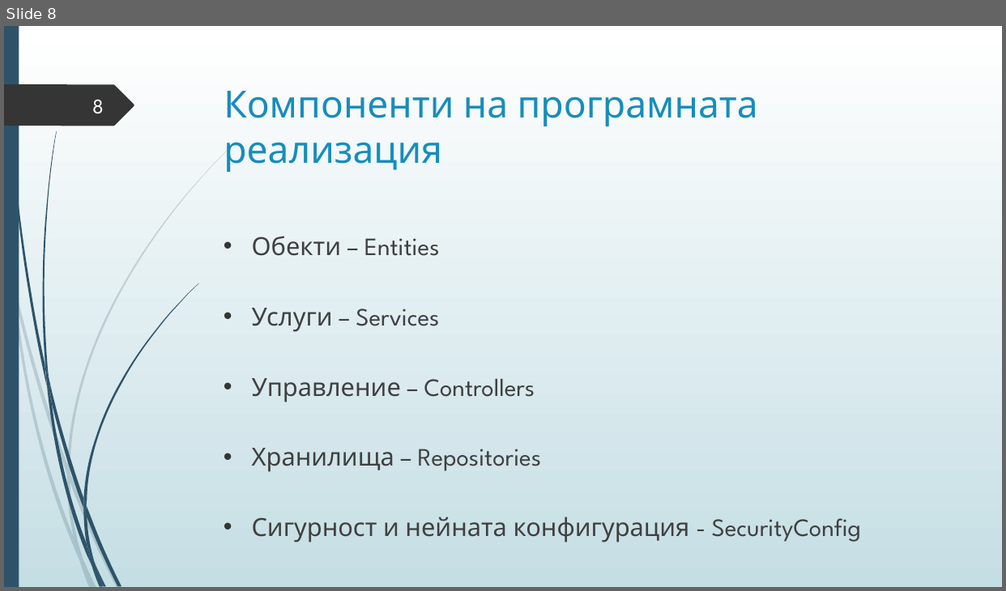
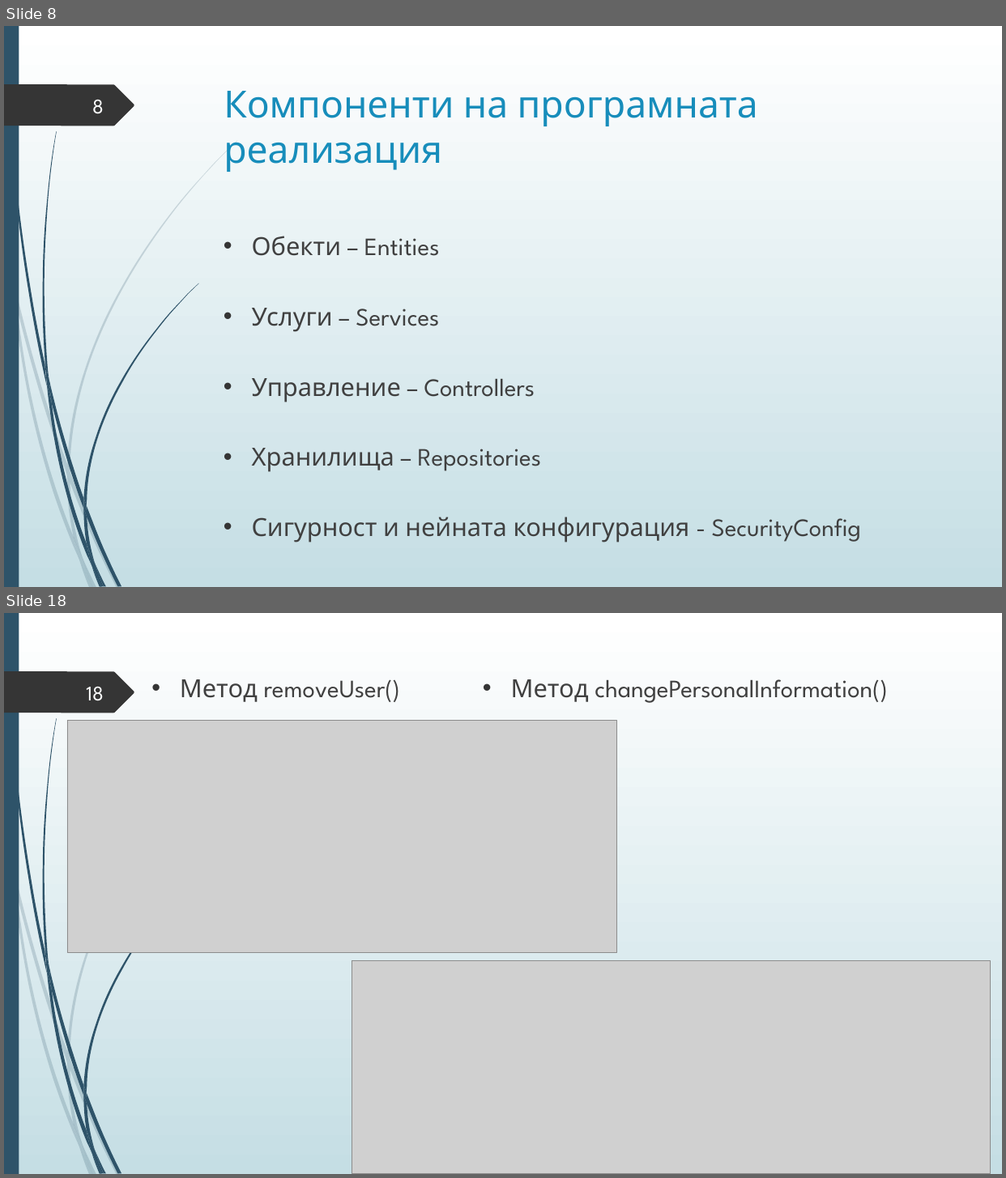
Before and after one commit to Izabel96/PlayingFieldReservations, a slide deck: Дипломна защита.pptx. Shown one above the other, each under a label of ours: slide 8 before the commit, slides 8 and 18 after it; the slides between them are not shown. The pictures are 1006x591 and 1006x1178 pixels, drawn with LibreOffice and Linux fonts; fonts in the diff are those of the drawing; grey boxes stand for pictures. Boxes give left, top, right and bottom in pixels: in the first picture for what was removed or moved away, otherwise in the second. Text is boxed around its words. In the diff, an @@ line names an element or a change of style, - is before the commit and + after.

```diff
--- a/Дипломна защита.pptx
+++ b/Дипломна защита.pptx
@@ slide 18 added at box(4, 613, 1002, 1174), background gradient #FFFFFF to #C5DEE5; not listed: 24 template elements that a slide beside it also shows @@
@@ text added at box(180, 679, 400, 702), 24 pt, text #404040 @@
+• Метод removeUser()
@@ text added at box(511, 679, 887, 703), 24 pt, text #404040 @@
+• Метод changePersonalInformation()
@@ page number added at box(86, 687, 104, 701), 20 pt, text #FEFFFF @@
+18
@@ picture added at box(67, 720, 616, 953) @@
@@ picture added at box(352, 960, 991, 1174) @@
```
Also in this commit, not shown: 22 other slides added.
